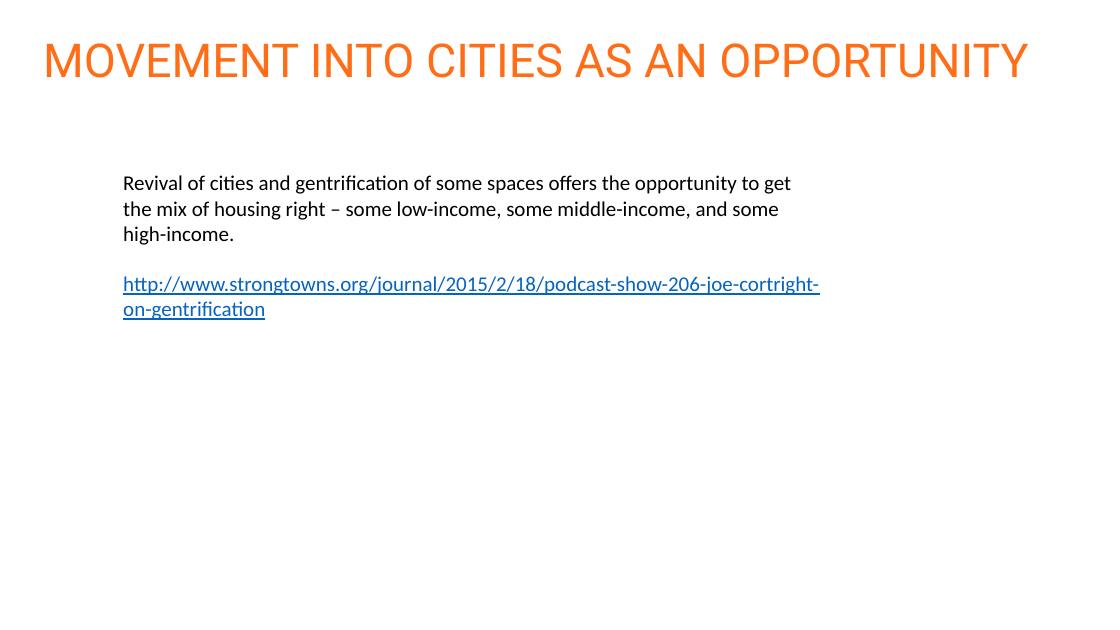
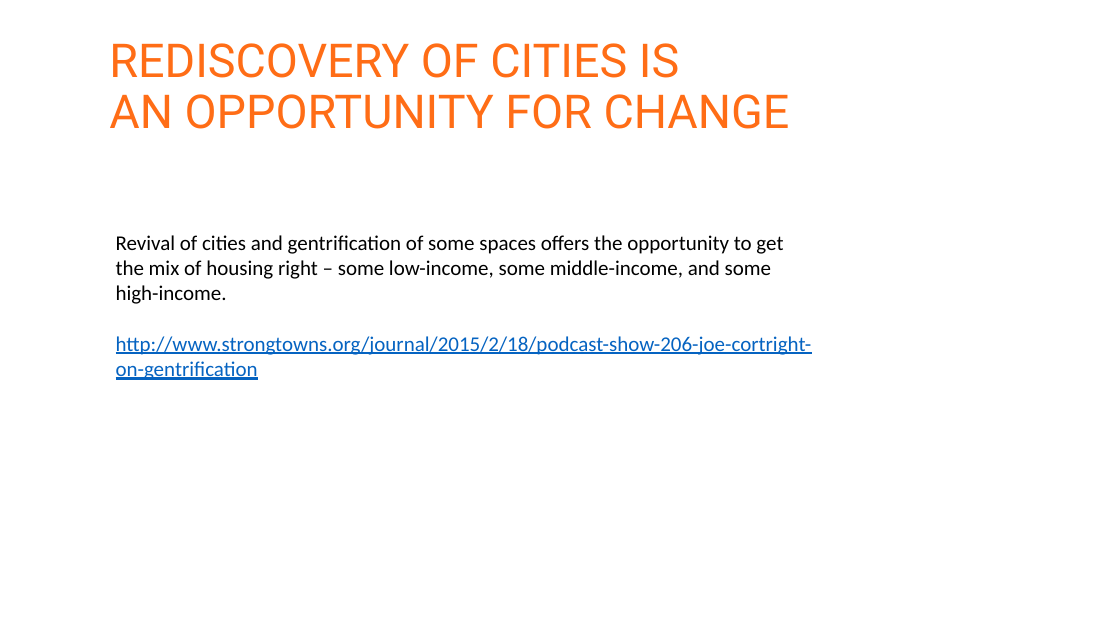
Before and after one commit to DS4PS/cpp-528-spr-2020, a slide deck: slide 17 of lectures/NMTC-and-LIHTC-overview.pptx (slide 26 before the commit). Drawn at 1120x630 pixels with LibreOffice and Linux fonts; fonts in the diff are those of the drawing. Boxes give left, top, right and bottom in pixels: in the first picture for what was removed or moved away, otherwise in the second. Text is boxed around its words. In the diff, an @@ line names an element or a change of style, - is before the commit and + after.

```diff
--- a/lectures/NMTC-and-LIHTC-overview.pptx
+++ b/lectures/NMTC-and-LIHTC-overview.pptx
@@ text at (x1=109, y1=43, x2=790, y2=129): text changed @@
-MOVEMENT INTO CITIES AS AN OPPORTUNITY
+REDISCOVERY OF CITIES IS
+AN OPPORTUNITY FOR CHANGE
@@ text "Revival of cities and gentrification ..." moved from (x1=123, y1=175, x2=819, y2=320) to (x1=116, y1=235, x2=812, y2=380) @@
```
Also in this commit, not shown: 2 other slides changed, 1 other file.
